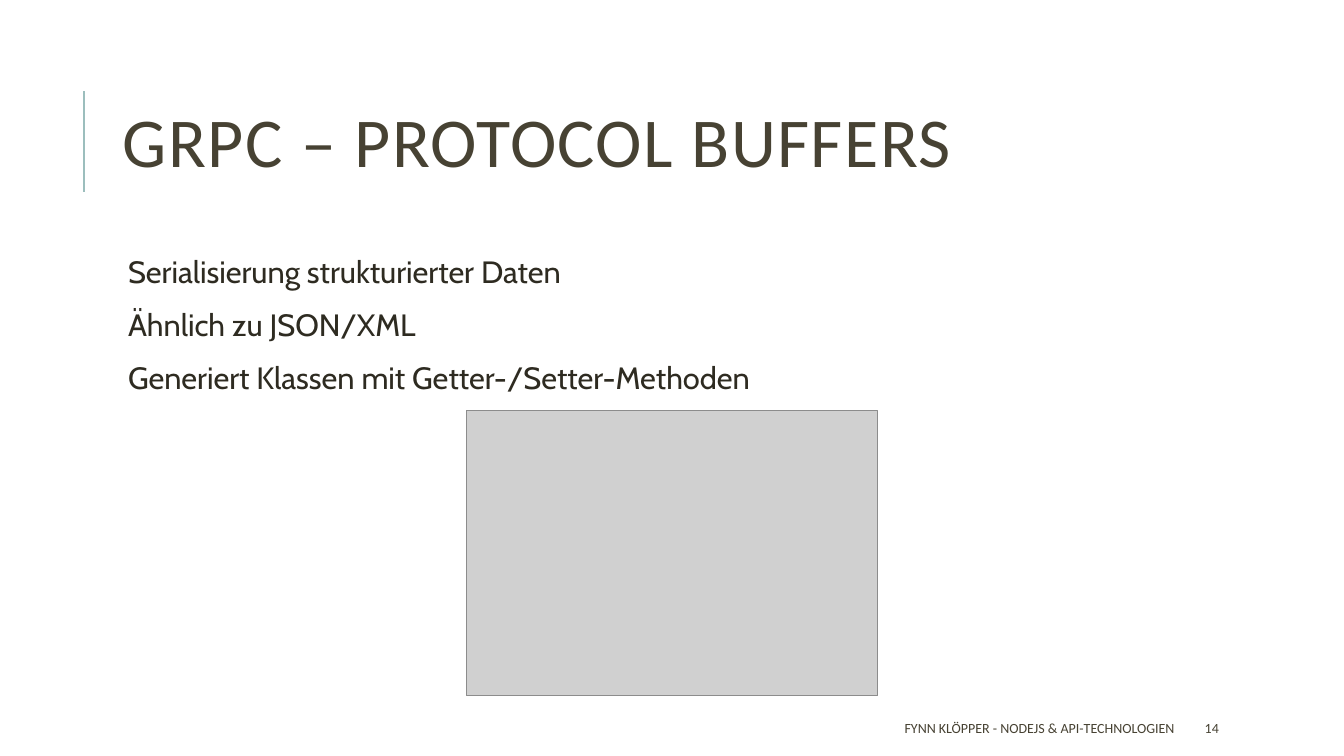
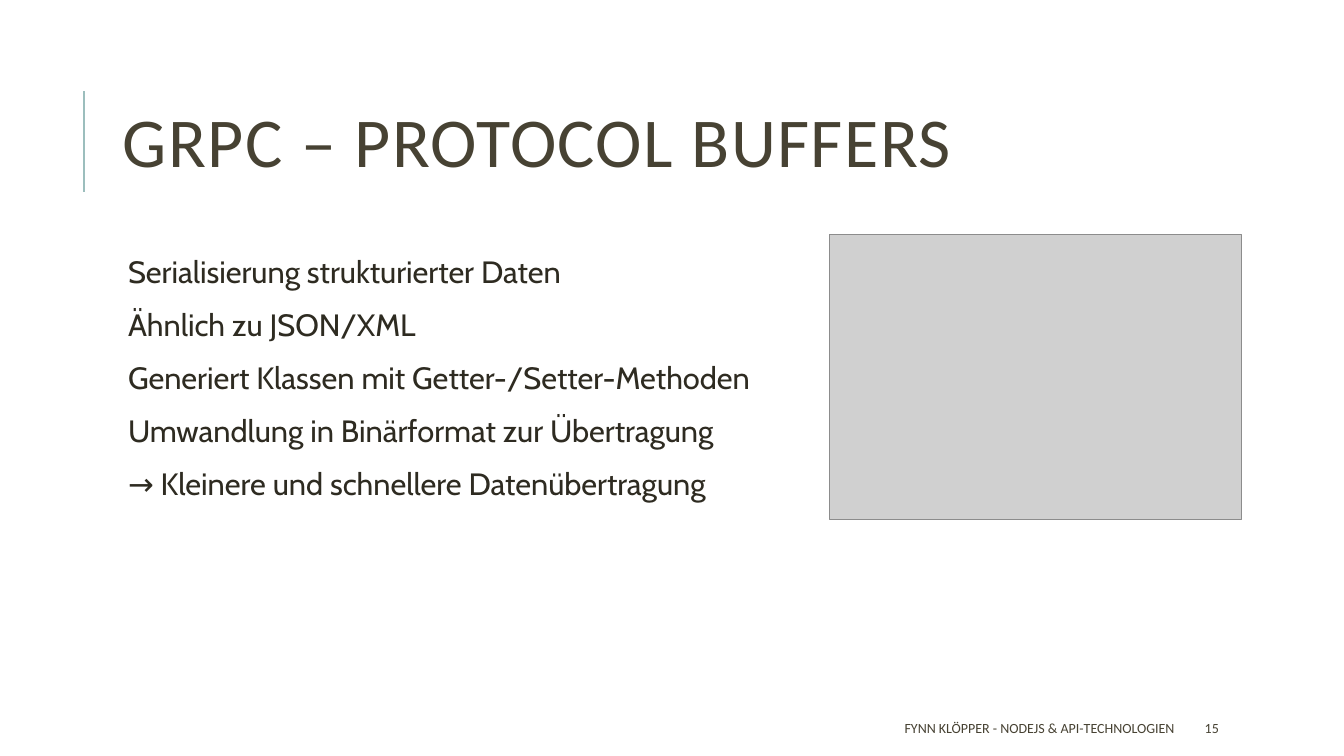
Before and after one commit to fkloepper/presentation, a slide deck: slide 15 of Fullstack Development/Backend/Backend.pptx (slide 14 before the commit). Drawn at 1344x756 pixels with LibreOffice and Linux fonts; fonts in the diff are those of the drawing; grey boxes stand for pictures. Boxes give left, top, right and bottom in pixels: in the first picture for what was removed or moved away, otherwise in the second. Text is boxed around its words. In the diff, an @@ line names an element or a change of style, - is before the commit and + after.

```diff
--- a/Fullstack Development/Backend/Backend.pptx
+++ b/Fullstack Development/Backend/Backend.pptx
@@ picture: place and size @@
-picture at <box>466,410,878,696</box>
+picture at <box>830,234,1242,519</box>
@@ text at <box>128,415,713,501</box>: paragraphs added @@
+  Umwandlung in Binärformat zur Übertragung
+  → Kleinere und schnellere Datenübertragung
@@ page number at <box>1205,724,1219,733</box>: text changed @@
-14
+15
```
Also in this commit, not shown: 11 other slides changed, 7 slides added, 1 slide removed, 1 other file.
